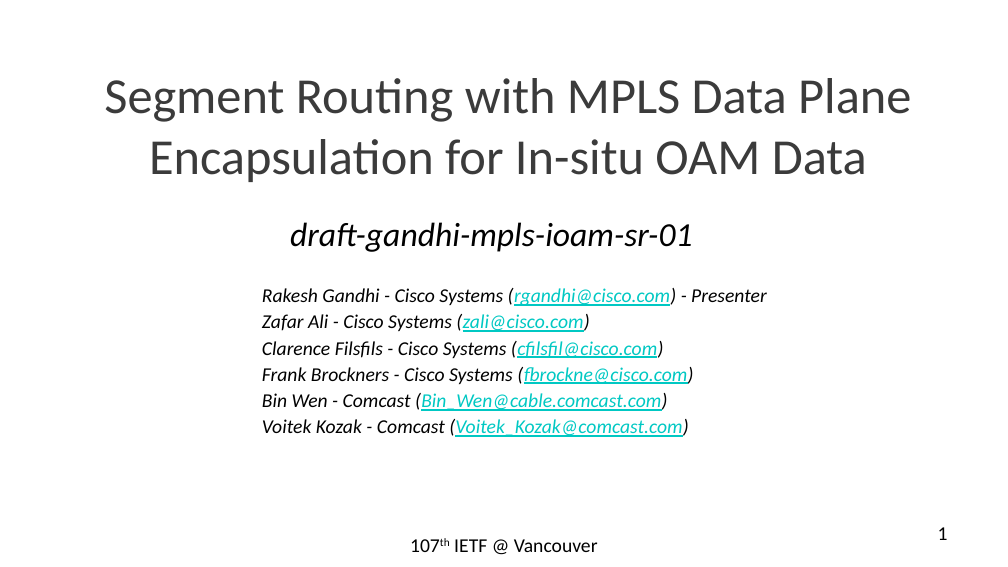
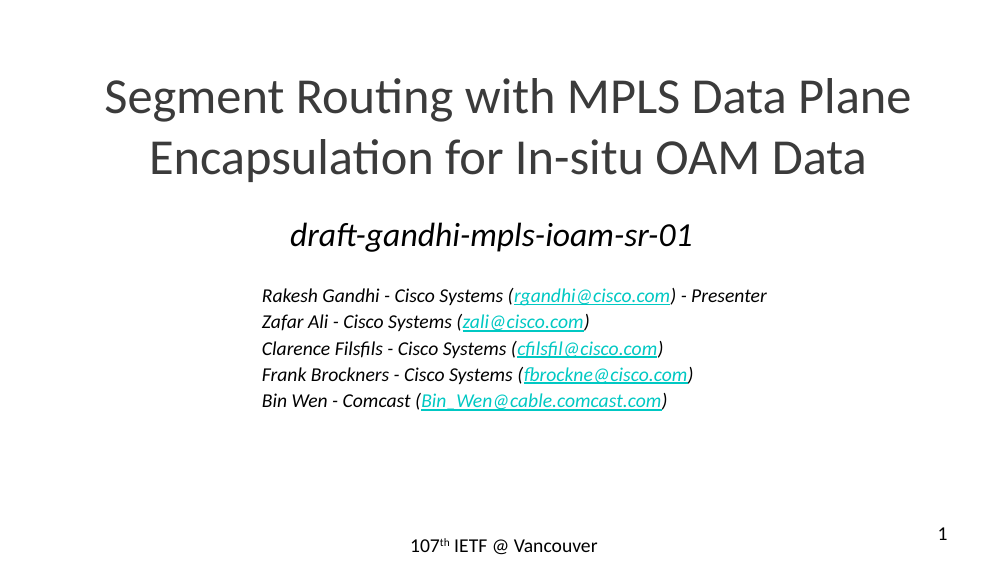
Before and after one commit to rakgandhi/ietf-slides, a slide deck: slide 1 of draft-gandhi-mpls-ioam-sr-01.pptx. Drawn at 1008x567 pixels with LibreOffice and Linux fonts; fonts in the diff are those of the drawing. Boxes give left, top, right and bottom in pixels: in the first picture for what was removed or moved away, otherwise in the second. Text is boxed around its words. In the diff, an @@ line names an element or a change of style, - is before the commit and + after.

```diff
--- a/draft-gandhi-mpls-ioam-sr-01.pptx
+++ b/draft-gandhi-mpls-ioam-sr-01.pptx
@@ text at [262,419,689,437]: paragraph removed @@
-Voitek Kozak - Comcast (Voitek_Kozak@comcast.com)
```
Also in this commit, not shown: 1 other slide changed.
